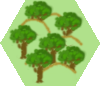
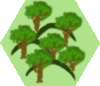
The second 100x86 image is a revision of the first. Changes to its layers:
painted on "Vegetation" over (x1=31, y1=15, x2=76, y2=73)
painted on "Hills" over (x1=10, y1=10, x2=84, y2=82)
